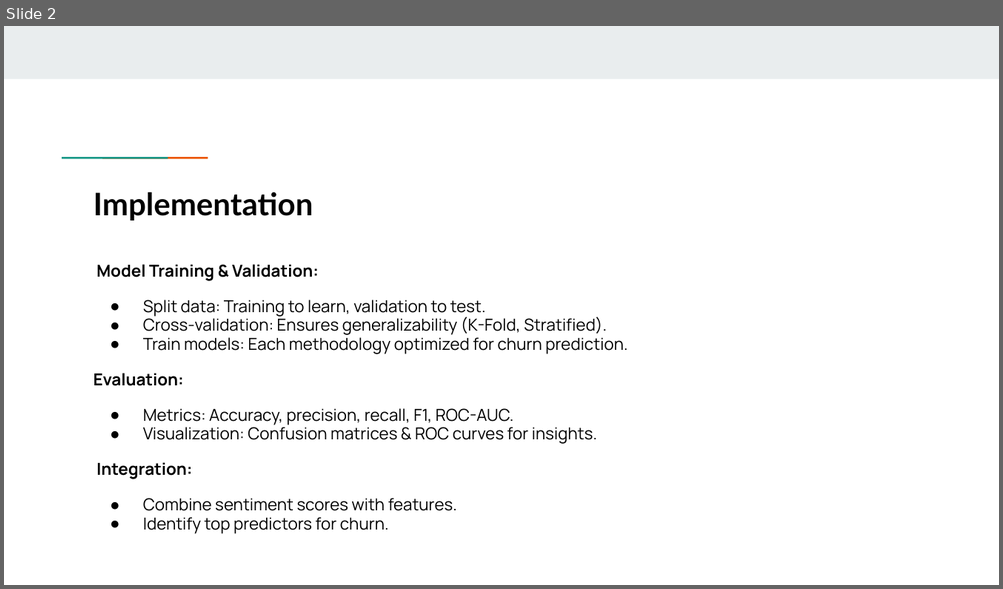
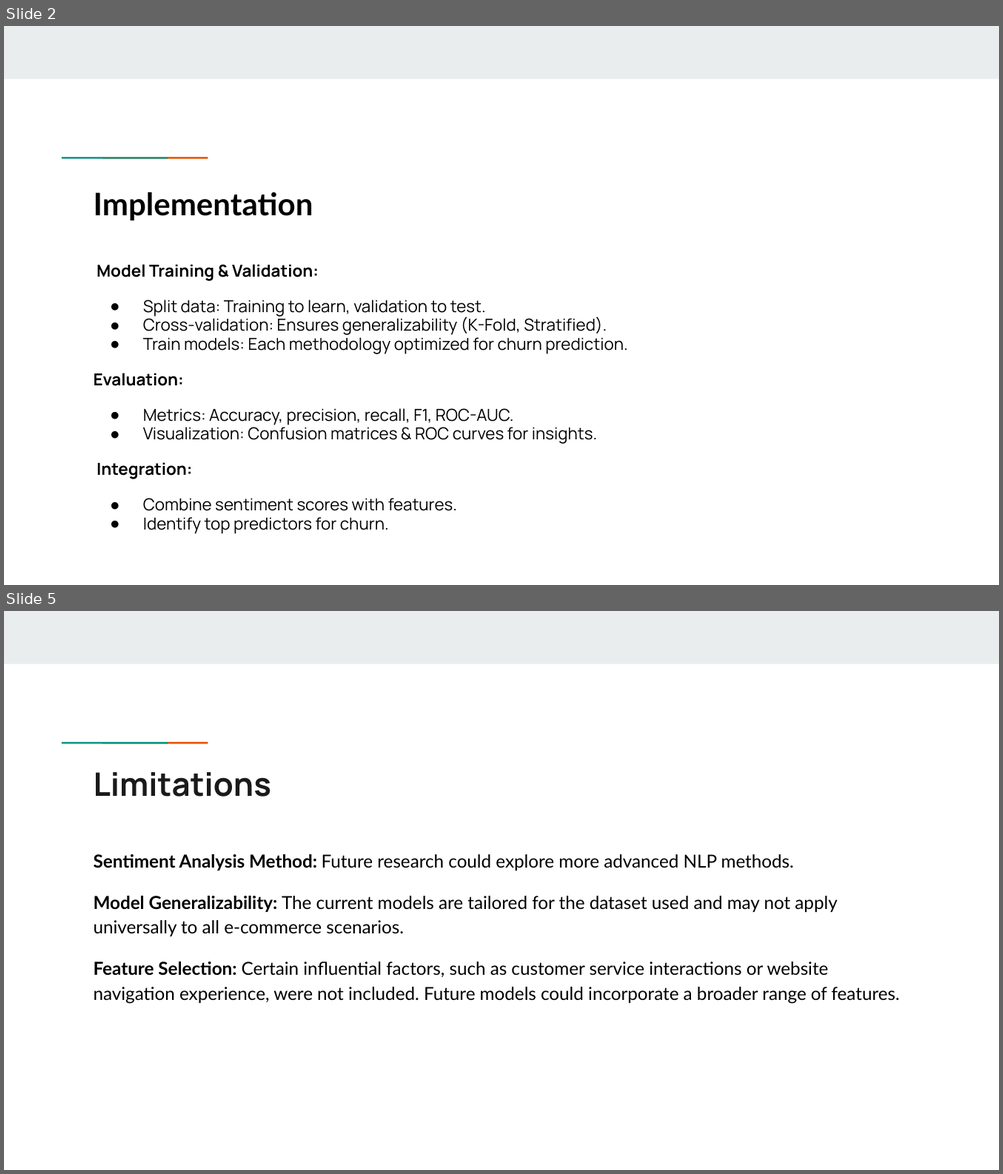
Before and after one commit to irrfanulhoque/CSE431, a slide deck: Submission 5/Slide.pptx. Shown one above the other, each under a label of ours: slide 2 before the commit, slides 2 and 5 after it; the slides between them are not shown. The pictures are 1003x589 and 1003x1174 pixels, drawn with LibreOffice and Linux fonts; fonts in the diff are those of the drawing. Boxes give left, top, right and bottom in pixels: in the first picture for what was removed or moved away, otherwise in the second. Text is boxed around its words. In the diff, an @@ line names an element or a change of style, - is before the commit and + after.

```diff
--- a/Submission 5/Slide.pptx
+++ b/Submission 5/Slide.pptx
@@ slide 5 added at [4,611,999,1170], background #FFFFFF; not listed: 3 template elements that a slide beside it also shows @@
@@ title added at [94,772,271,797], 23.4 pt, text #1A1A1A, bold @@
+Limitations
@@ text added at [94,854,899,1004], 13 pt, text #000000 @@
+Sentiment Analysis Method: Future research could explore more advanced NLP methods.
+Model Generalizability: The current models are tailored for the dataset used and may not apply universally to all e-commerce scenarios.
+Feature Selection: Certain influential factors, such as customer service interactions or website navigation experience, were not included. Future models could incorporate a broader range of features.
```
Also in this commit, not shown: 2 slides changed, 2 other slides added.
